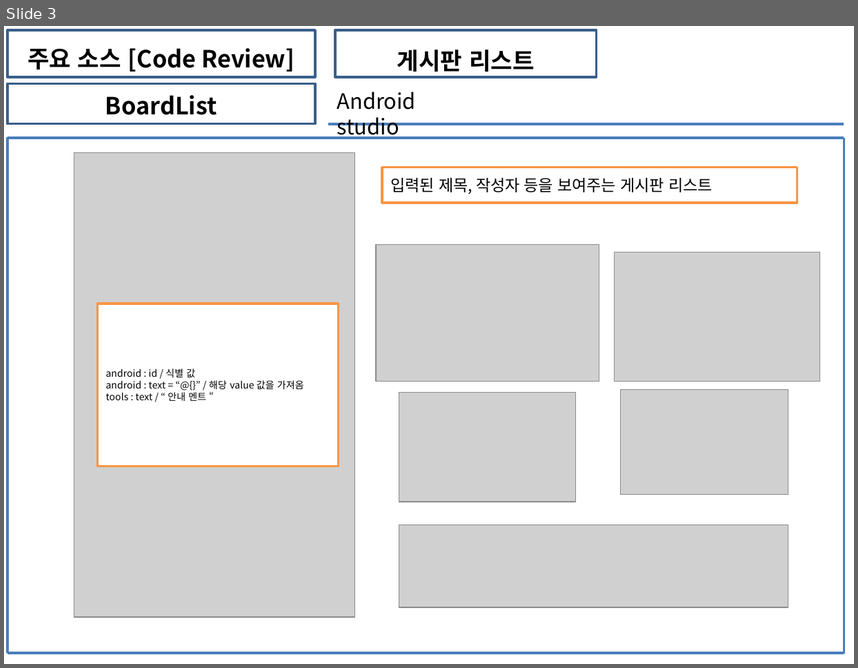
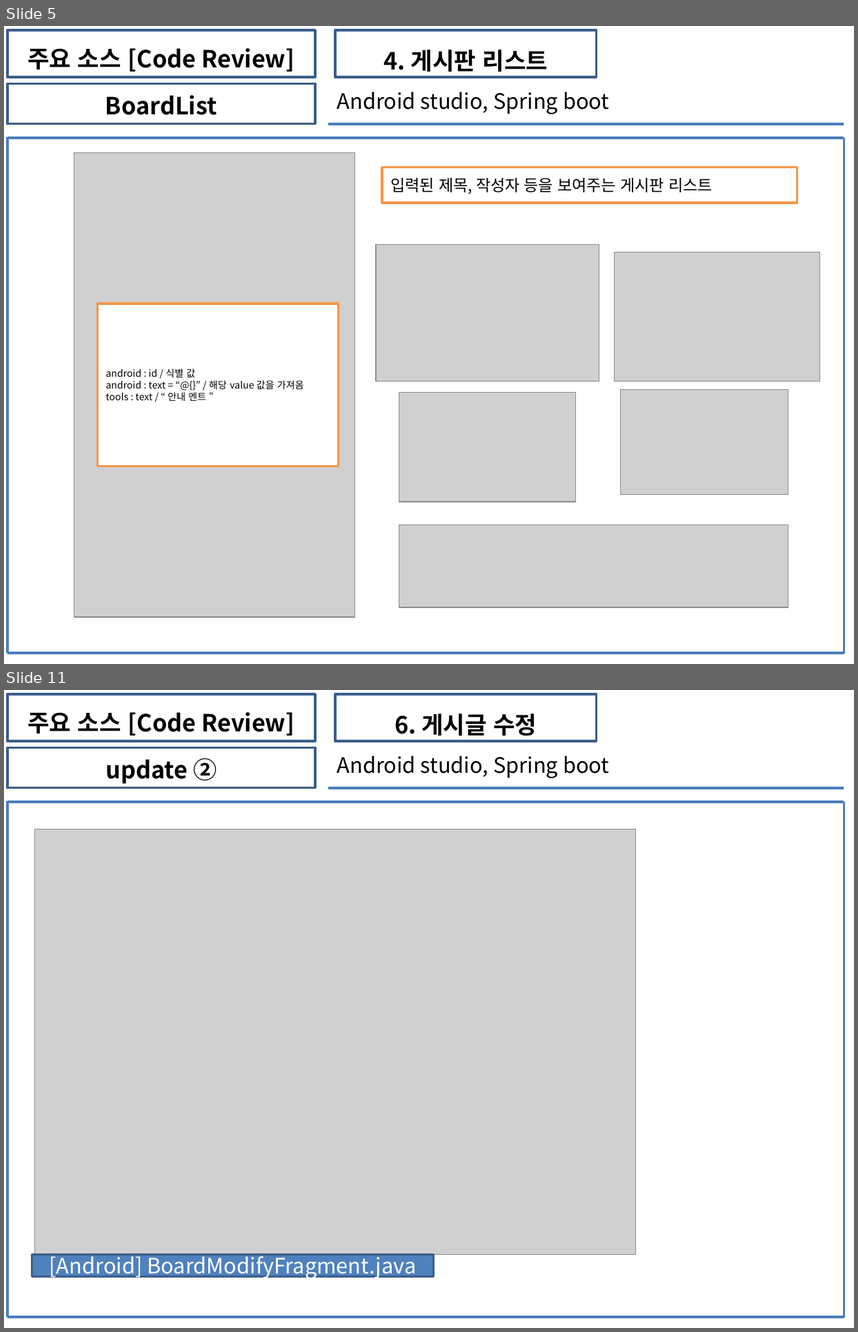
Before and after one commit to soh0256/5team, a slide deck: 개발 5팀 7차 미니 프로젝트 산출물 제출/3) KOSMO_77기_개발 5팀_Unit_Test_보고서.pptx. Shown one above the other, each under a label of ours: slide 3 before the commit, slides 5 and 11 after it; the slides between them are not shown. The pictures are 858x668 and 858x1332 pixels, drawn with LibreOffice and Linux fonts; fonts in the diff are those of the drawing; grey boxes stand for pictures. Boxes give left, top, right and bottom in pixels: in the first picture for what was removed or moved away, otherwise in the second. Text is boxed around its words. In the diff, an @@ line names an element or a change of style, - is before the commit and + after.

Commit message:
유닛테스트_제출본

```diff
--- a/개발 5팀 7차 미니 프로젝트 산출물 제출/3) KOSMO_77기_개발 5팀_Unit_Test_보고서.pptx
+++ b/개발 5팀 7차 미니 프로젝트 산출물 제출/3) KOSMO_77기_개발 5팀_Unit_Test_보고서.pptx
@@ slide 11 added at (x1=4, y1=690, x2=854, y2=1328), background #FFFFFF @@
@@ rectangle added at (x1=7, y1=694, x2=315, y2=741), outline #3A5F8C 2 pt, 20 pt, text #000000, bold @@
+주요 소스 [Code Review]
@@ rectangle added at (x1=335, y1=694, x2=597, y2=741), outline #3A5F8C 2 pt, 20 pt, text #000000, bold @@
+6. 게시글 수정
@@ rectangle added at (x1=7, y1=748, x2=315, y2=788), outline #3A5F8C 2 pt, 20 pt, text #000000, bold @@
+update ②
@@ text added at (x1=337, y1=756, x2=609, y2=778), 18 pt, text #000000 @@
+Android studio, Spring boot
@@ line added from (329, 788) to (844, 788), #4B7EBC 2.25 pt @@
@@ line added from (7, 802) to (844, 802), #4B7EBC 2.25 pt @@
@@ line added from (7, 801) to (7, 1317), #4B7EBC 2.25 pt @@
@@ line added from (844, 802) to (844, 1317), #4B7EBC 2.25 pt @@
@@ picture added at (x1=34, y1=829, x2=635, y2=1254) @@
@@ line added from (844, 1142) to (844, 1142), #4B7EBC 2.25 pt @@
@@ rectangle added at (x1=32, y1=1254, x2=433, y2=1276), fill #4F81BD, outline #3A5F8C 2 pt, 18 pt, text #FFFFFF @@
+[Android] BoardModifyFragment.java
@@ line added from (7, 1317) to (844, 1317), #4B7EBC 2.25 pt @@
@@ what was slide 3 is now slide 5 @@
@@ slide 5 changed as well @@
@@ text in rectangle at (x1=383, y1=49, x2=548, y2=76): text changed @@
-게시판 리스트
+4. 게시판 리스트
@@ text at (x1=337, y1=92, x2=609, y2=114): text changed @@
-Android studio
+Android studio, Spring boot
```
Also in this commit, not shown: 3 other slides changed, 9 other slides added, 1 slide removed.
